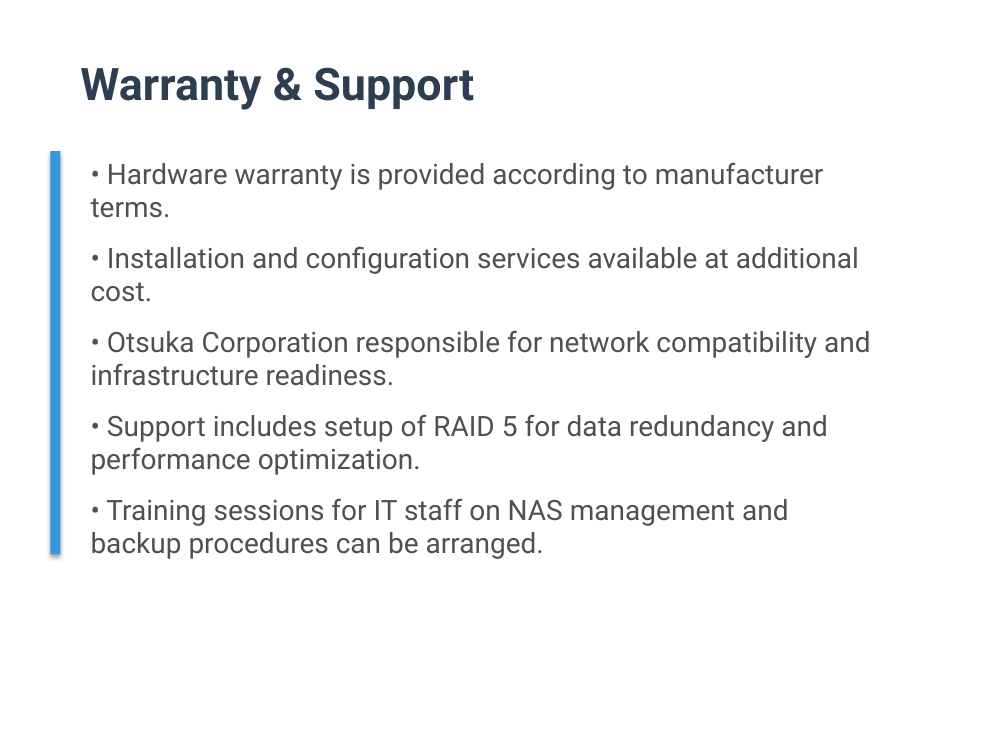
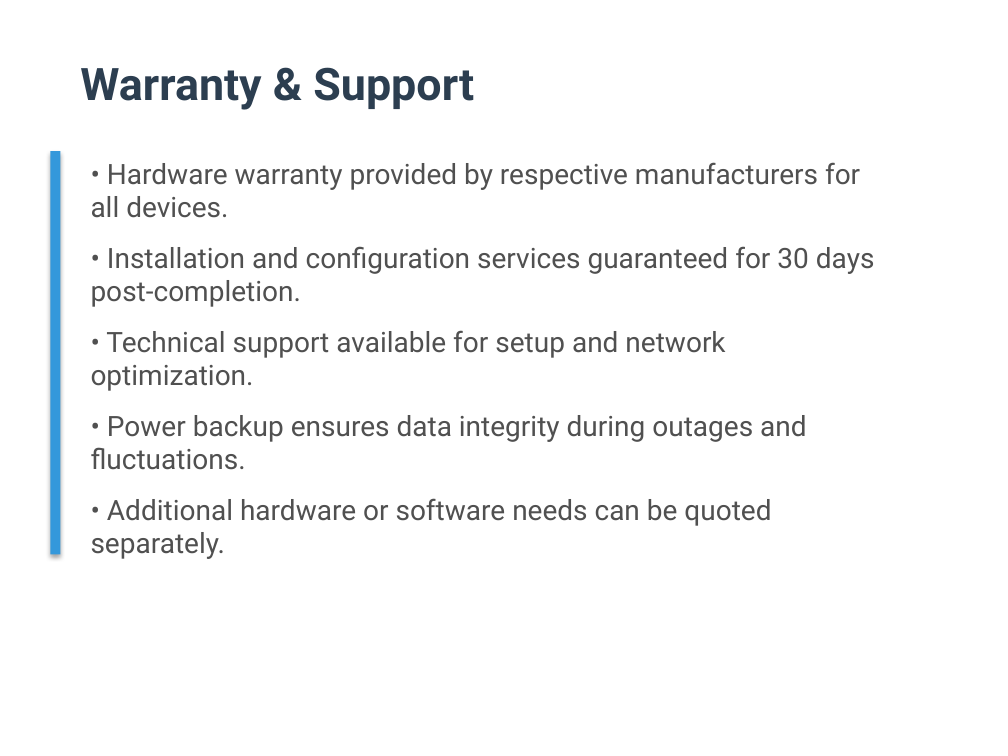
Before and after one commit to TejasGupta-27/b2b-sales-backend, a slide deck: slide 6 of Data/pitch_decks/pitch_deck_001.pptx. Drawn at 1008x756 pixels with LibreOffice and Linux fonts; fonts in the diff are those of the drawing. Boxes give left, top, right and bottom in pixels: in the first picture for what was removed or moved away, otherwise in the second. Text is boxed around its words. In the diff, an @@ line names an element or a change of style, - is before the commit and + after.

```diff
--- a/Data/pitch_decks/pitch_deck_001.pptx
+++ b/Data/pitch_decks/pitch_deck_001.pptx
@@ text at [91,162,875,559]: text changed @@
-• Hardware warranty is provided according to manufacturer terms.
-• Installation and configuration services available at additional cost.
-• Otsuka Corporation responsible for network compatibility and infrastructure readiness.
-• Support includes setup of RAID 5 for data redundancy and performance optimization.
-• Training sessions for IT staff on NAS management and backup procedures can be arranged.
+• Hardware warranty provided by respective manufacturers for all devices.
+• Installation and configuration services guaranteed for 30 days post-completion.
+• Technical support available for setup and network optimization.
+• Power backup ensures data integrity during outages and fluctuations.
+• Additional hardware or software needs can be quoted separately.
```
Also in this commit, not shown: 8 other slides changed, 10 other files.
